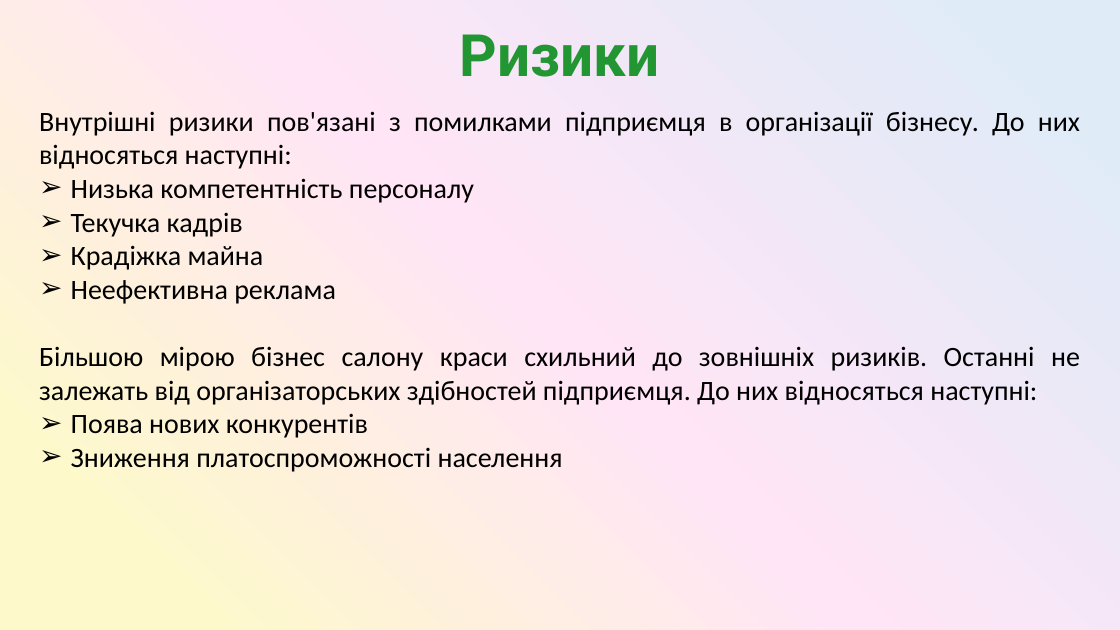
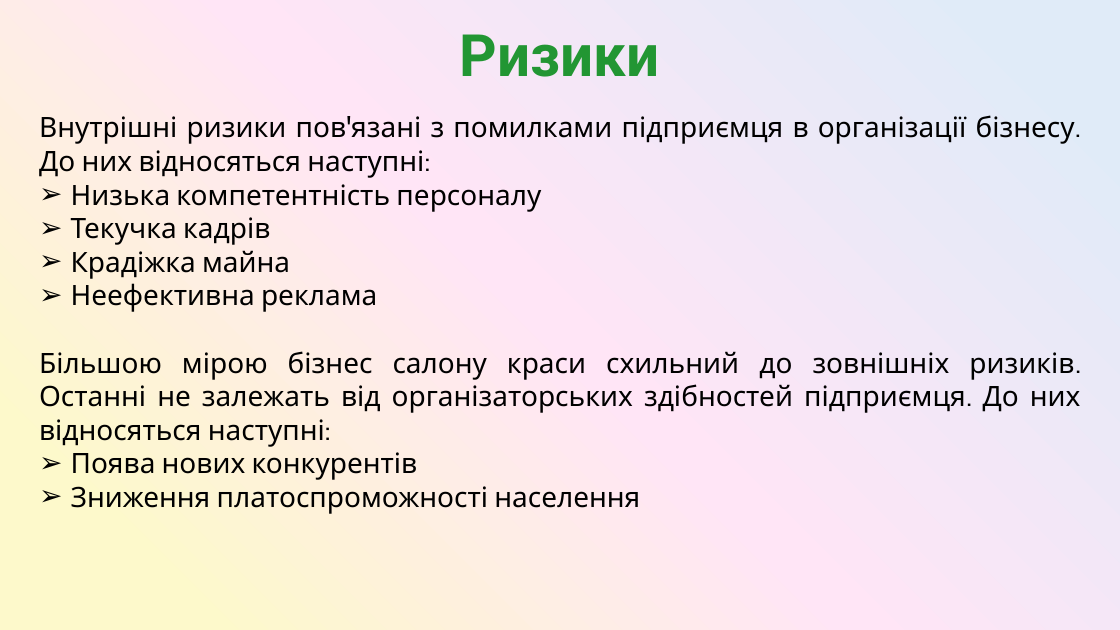
Before and after one commit to SashaGaran/Katya_diplomna, a slide deck: slide 19 of diplomna.pptx. Drawn at 1120x630 pixels with LibreOffice and Linux fonts; fonts in the diff are those of the drawing. Boxes give left, top, right and bottom in pixels: in the first picture for what was removed or moved away, otherwise in the second. Text is boxed around its words. In the diff, an @@ line names an element or a change of style, - is before the commit and + after.

```diff
--- a/diplomna.pptx
+++ b/diplomna.pptx
@@ text "Внутрішні ризики пов'язані з помилками ..." at <box>39,115,1081,514</box>: font Calibri to Cabin @@
```
Also in this commit, not shown: 1 other slide changed.
